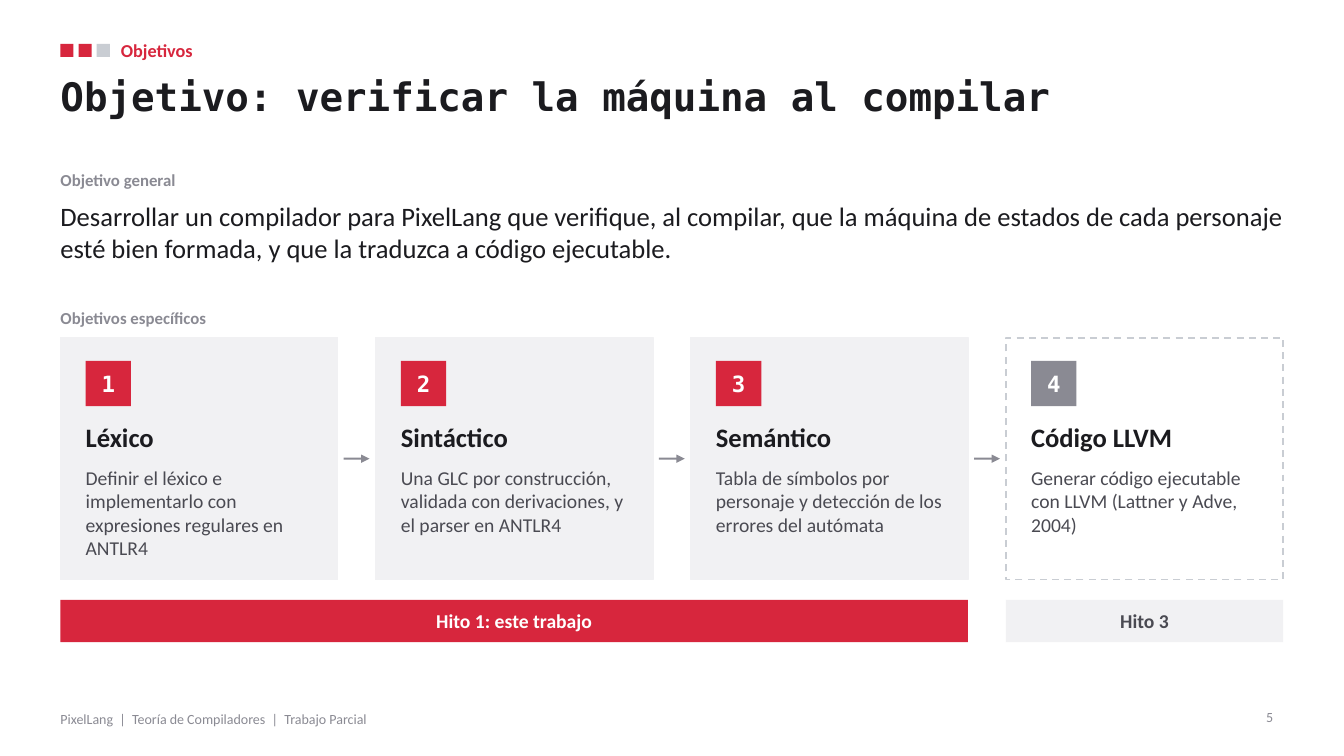
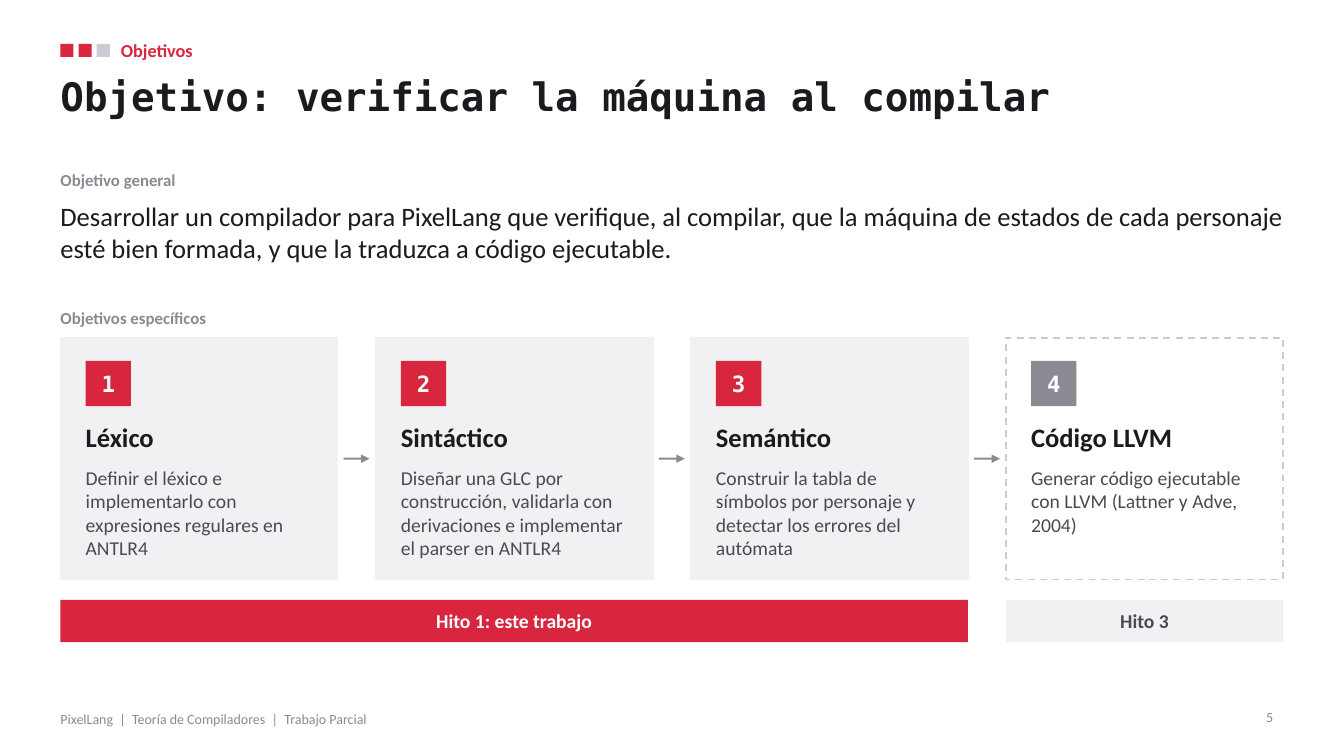
Before and after one commit to DavidRamPari/pixellang, a slide deck: slide 5 of docs/PixelLang_Presentacion.pptx. Drawn at 1344x756 pixels with LibreOffice and Linux fonts; fonts in the diff are those of the drawing. Boxes give left, top, right and bottom in pixels: in the first picture for what was removed or moved away, otherwise in the second. Text is boxed around its words. In the diff, an @@ line names an element or a change of style, - is before the commit and + after.

Commit message:
Revisión final del informe, la presentación y las pruebas
Informe: redacción más formal en la problemática, regla de E03 con las guardas, columnas contadas desde 0, LETRA y DIGITO definidos, nueva referencia de Unity sobre transiciones, q0 con subíndice, flechas que no se parten, derivaciones de G7 en orden y Apéndice D con la salida real de cada prueba. Presentación: criterios del lexer en el orden de ANTLR, objetivos en infinitivo, comandos con el paso de generar el parser y notas corregidas. correr_pruebas.py muestra los errores léxicos con línea y columna, como el driver.

```diff
--- a/docs/PixelLang_Presentacion.pptx
+++ b/docs/PixelLang_Presentacion.pptx
@@ text at [401,471,623,558]: text changed @@
-Una GLC por construcción, validada con derivaciones, y el parser en ANTLR4
+Diseñar una GLC por construcción, validarla con derivaciones e implementar el parser en ANTLR4
@@ text at [716,471,915,555]: text changed @@
-Tabla de símbolos por personaje y detección de los errores del autómata
+Construir la tabla de símbolos por personaje y detectar los errores del autómata
```
Also in this commit, not shown: 7 other slides changed, 4 other files.
